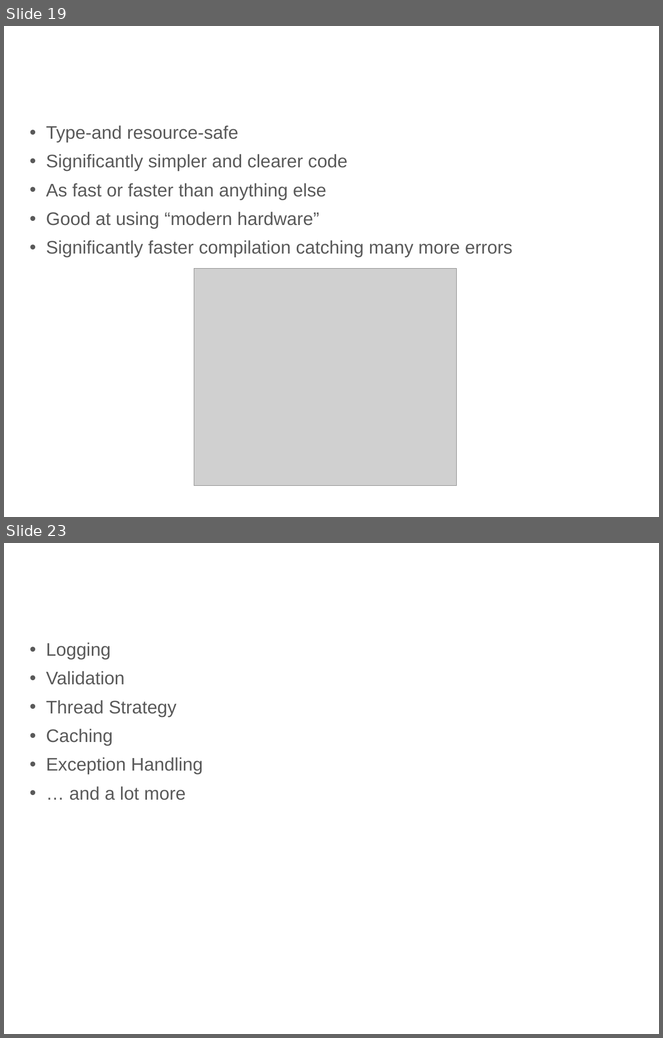
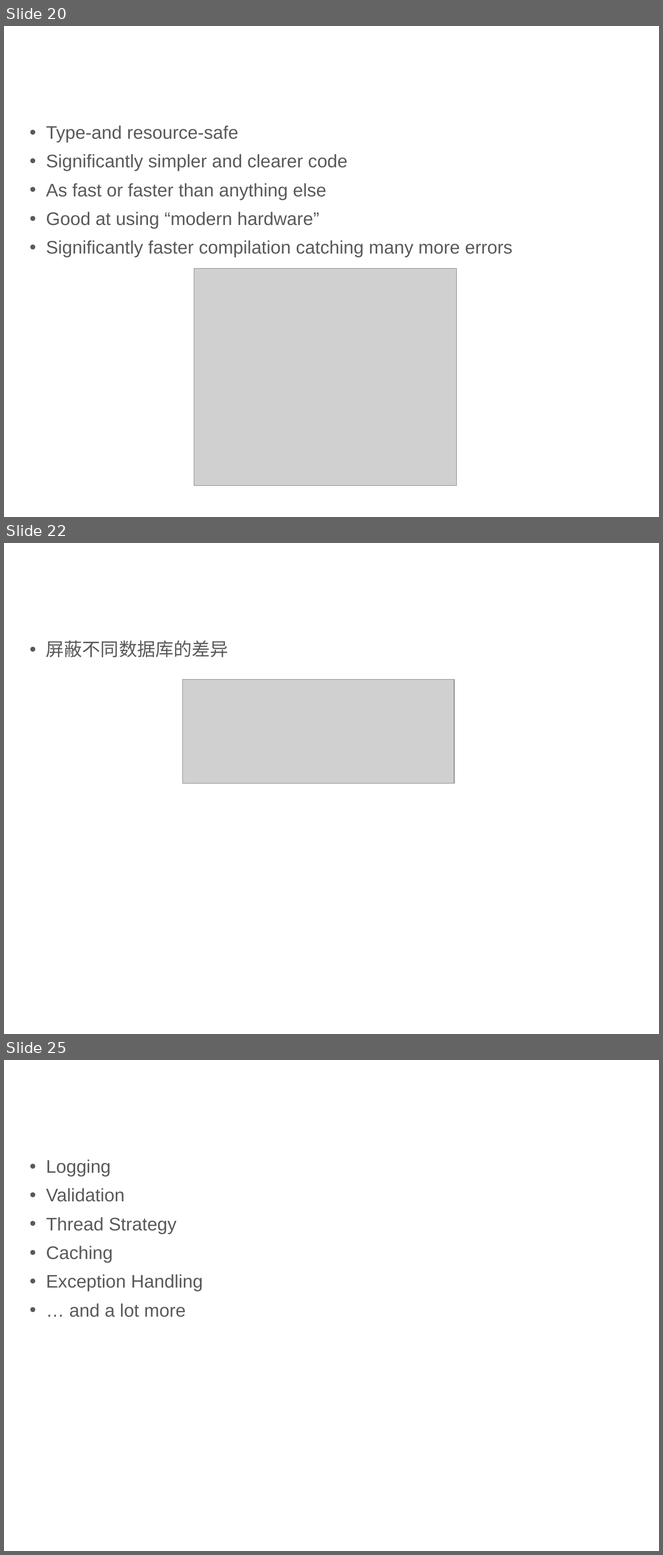
Before and after one commit to qicosmos/cppcon2017, a slide deck: CPP-Summit.pptx. Shown one above the other, each under a label of ours: slides 19 and 23 before the commit, slides 20, 22 and 25 after it; the slides between them are not shown. The pictures are 663x1038 and 663x1555 pixels, drawn with LibreOffice and Linux fonts; fonts in the diff are those of the drawing; grey boxes stand for pictures; background and template pictures are left out. Boxes give left, top, right and bottom in pixels: in the first picture for what was removed or moved away, otherwise in the second. Text is boxed around its words. In the diff, an @@ line names an element or a change of style, - is before the commit and + after.

```diff
--- a/CPP-Summit.pptx
+++ b/CPP-Summit.pptx
@@ slide 22 added at [4,543,659,1034], background #FFFFFF @@
@@ text added at [23,565,493,595], 24 pt, text #FFFFFF @@
+ORM
@@ text added at [46,640,229,657], 20 pt, text #595959 @@
+• 屏蔽不同数据库的差异
@@ picture added at [183,680,455,783] @@
@@ what was slide 19 is now slide 20 @@
@@ what was slide 23 is now slide 25 @@
```
Also in this commit, not shown: 2 slides changed, 3 other slides added, 2 slides removed.
